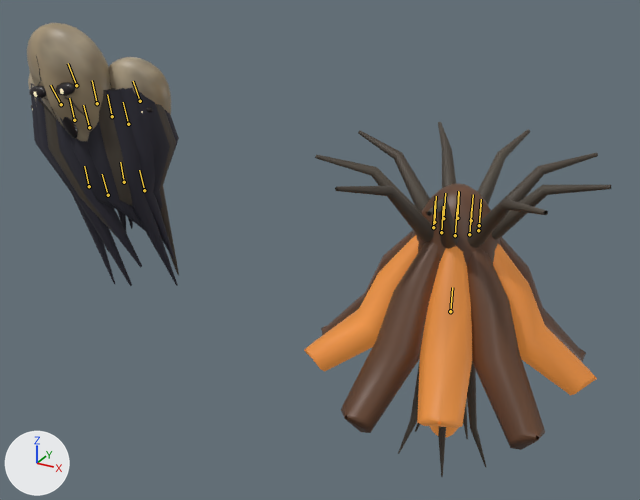
Two versions of the Blender file art/Residents.blend, one commit apart.
Rendered twice from a 50 mm camera at (3.19, -3.37, 1.11) aimed at (1.33, 0.01, -0.57). Arrows for +X, +Y and +Z are at lower left; the lights stay in place. The picture after the commit comes second. The bones that change, and the others that lie on the model, are drawn over the model as lines.

The first picture shows 'Antenna', 'Bell petal', 'Ceiling root', 'Death mask', 'Death mask.002', 'Hanging shroud' and 1 more.
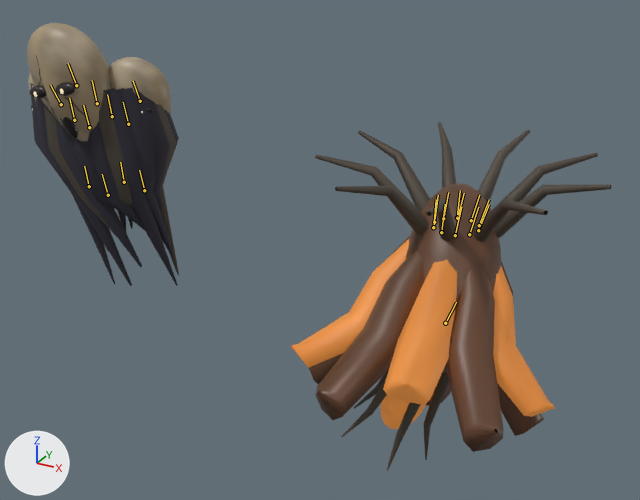
The newer file adds an action. The first version stands in its rest pose; the second is drawn at frame 4 of the action 'BellwetherJumpscare BellwetherRig'.

Changed parts and their boxes [x1, y1, x2, y2] in the pictures (640 x 500 px):
'Bell petal', posed (10% narrower)
    before: [304, 230, 597, 450]
    after: [290, 236, 555, 452]
'Antenna', posed (55% wider)
    before: [398, 184, 501, 477]
    after: [341, 183, 501, 471]
bone 'Throat', root to tip
    before: (457, 217) to (458, 191)
    after: (457, 217) to (460, 190)
bone 'Tongue', root to tip
    before: (450, 311) to (452, 287)
    after: (445, 323) to (456, 302)
bone 'Petal0', root to tip
    before: (478, 230) to (481, 204)
    after: (478, 230) to (489, 204)
bone 'Petal1', root to tip
    before: (479, 225) to (481, 199)
    after: (479, 225) to (489, 199)
bone 'Petal2', root to tip
    before: (471, 220) to (473, 194)
    after: (471, 220) to (479, 195)
bone 'Petal3', root to tip
    before: (457, 218) to (459, 192)
    after: (457, 218) to (464, 193)
bone 'Petal4', root to tip
    before: (443, 218) to (445, 193)
    after: (443, 218) to (448, 192)
bone 'Petal5', root to tip
    before: (434, 222) to (436, 196)
    after: (434, 222) to (438, 195)
bone 'Petal6', root to tip
    before: (433, 227) to (435, 201)
    after: (433, 227) to (436, 199)
bone 'Petal7', root to tip
    before: (441, 232) to (443, 206)
    after: (441, 232) to (445, 204)
bone 'Petal8', root to tip
    before: (455, 235) to (457, 208)
    after: (455, 235) to (461, 207)
bone 'Petal9', root to tip
    before: (469, 234) to (471, 208)
    after: (469, 234) to (478, 207)

The change, as a list of edits to the scene's bpy script:
```text
Change bone_throat:
    where bone_throat = bpy.data.objects['BellwetherRig'].pose.bones['Throat']  # child of 'Anchor'
    bone_throat.rotation_quaternion: (1.0, 0.0, 0.0, 0.0) -> (0.959, -0.27, 0.062, 0.053)  # degrees (0, 0, 0) -> degrees (-31, 8, 4)
Change bone_tongue:
    where bone_tongue = bpy.data.objects['BellwetherRig'].pose.bones['Tongue']  # child of 'Throat'
    bone_tongue.rotation_quaternion: (1.0, 0.0, 0.0, 0.0) -> (0.92, 0.325, 0.088, -0.2)  # degrees (0, 0, 0) -> degrees (36, 17, -19)
Change bone_petal0:
    where bone_petal0 = bpy.data.objects['BellwetherRig'].pose.bones['Petal0']  # child of 'Anchor'
    bone_petal0.rotation_quaternion: (1.0, 0.0, 0.0, 0.0) -> (0.96, -0.269, -0.037, -0.063)  # degrees (0, 0, 0) -> degrees (-31, -6, -6)
Change bone_petal1:
    where bone_petal1 = bpy.data.objects['BellwetherRig'].pose.bones['Petal1']  # child of 'Anchor'
    bone_petal1.rotation_quaternion: (1.0, 0.0, 0.0, 0.0) -> (0.949, -0.309, -0.046, -0.036)  # degrees (0, 0, 0) -> degrees (-36, -6, -2)
Change bone_petal2:
    where bone_petal2 = bpy.data.objects['BellwetherRig'].pose.bones['Petal2']  # child of 'Anchor'
    bone_petal2.rotation_quaternion: (1.0, 0.0, 0.0, 0.0) -> (0.943, -0.328, -0.06, 0.001)  # degrees (0, 0, 0) -> degrees (-38, -6, 2)
Change bone_petal3:
    where bone_petal3 = bpy.data.objects['BellwetherRig'].pose.bones['Petal3']  # child of 'Anchor'
    bone_petal3.rotation_quaternion: (1.0, 0.0, 0.0, 0.0) -> (0.936, -0.34, -0.075, 0.046)  # degrees (0, 0, 0) -> degrees (-40, -6, 8)
Change bone_petal4:
    where bone_petal4 = bpy.data.objects['BellwetherRig'].pose.bones['Petal4']  # child of 'Anchor'
    bone_petal4.rotation_quaternion: (1.0, 0.0, 0.0, 0.0) -> (0.945, -0.306, -0.084, 0.082)  # degrees (0, 0, 0) -> degrees (-36, -6, 12)
Change bone_petal5:
    where bone_petal5 = bpy.data.objects['BellwetherRig'].pose.bones['Petal5']  # child of 'Anchor'
    bone_petal5.rotation_quaternion: (1.0, 0.0, 0.0, 0.0) -> (0.959, -0.26, -0.077, 0.083)  # degrees (0, 0, 0) -> degrees (-31, -6, 12)
Change bone_petal6:
    where bone_petal6 = bpy.data.objects['BellwetherRig'].pose.bones['Petal6']  # child of 'Anchor'
    bone_petal6.rotation_quaternion: (1.0, 0.0, 0.0, 0.0) -> (0.971, -0.215, -0.069, 0.08)  # degrees (0, 0, 0) -> degrees (-26, -6, 11)
Change bone_petal7:
    where bone_petal7 = bpy.data.objects['BellwetherRig'].pose.bones['Petal7']  # child of 'Anchor'
    bone_petal7.rotation_quaternion: (1.0, 0.0, 0.0, 0.0) -> (0.98, -0.185, -0.057, 0.042)  # degrees (0, 0, 0) -> degrees (-22, -6, 6)
Change bone_petal8:
    where bone_petal8 = bpy.data.objects['BellwetherRig'].pose.bones['Petal8']  # child of 'Anchor'
    bone_petal8.rotation_quaternion: (1.0, 0.0, 0.0, 0.0) -> (0.978, -0.203, -0.048, -0.003)  # degrees (0, 0, 0) -> degrees (-24, -5, 1)
Change bone_petal9:
    where bone_petal9 = bpy.data.objects['BellwetherRig'].pose.bones['Petal9']  # child of 'Anchor'
    bone_petal9.rotation_quaternion: (1.0, 0.0, 0.0, 0.0) -> (0.972, -0.227, -0.042, -0.039)  # degrees (0, 0, 0) -> degrees (-26, -6, -3)
```
